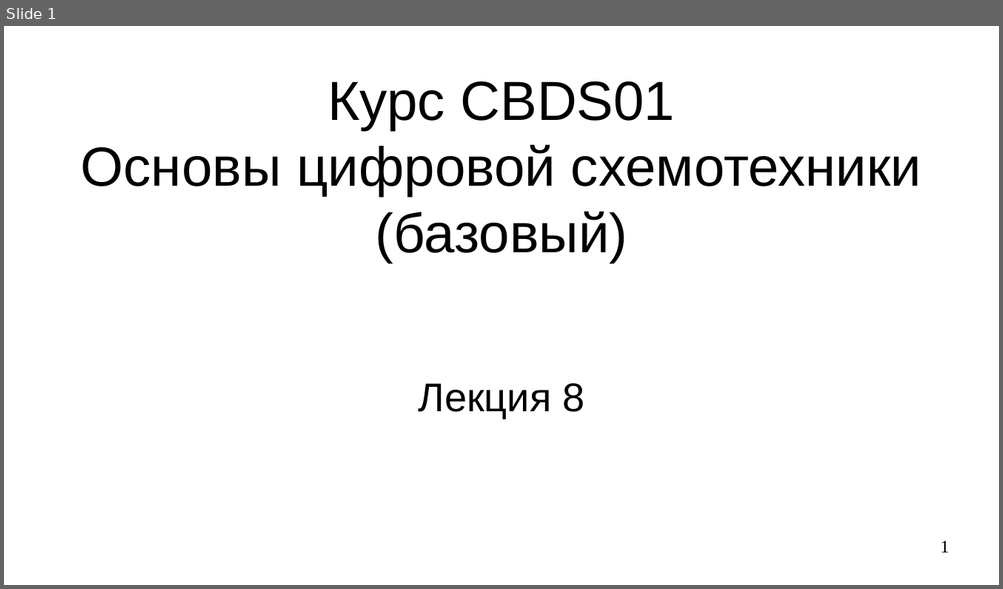
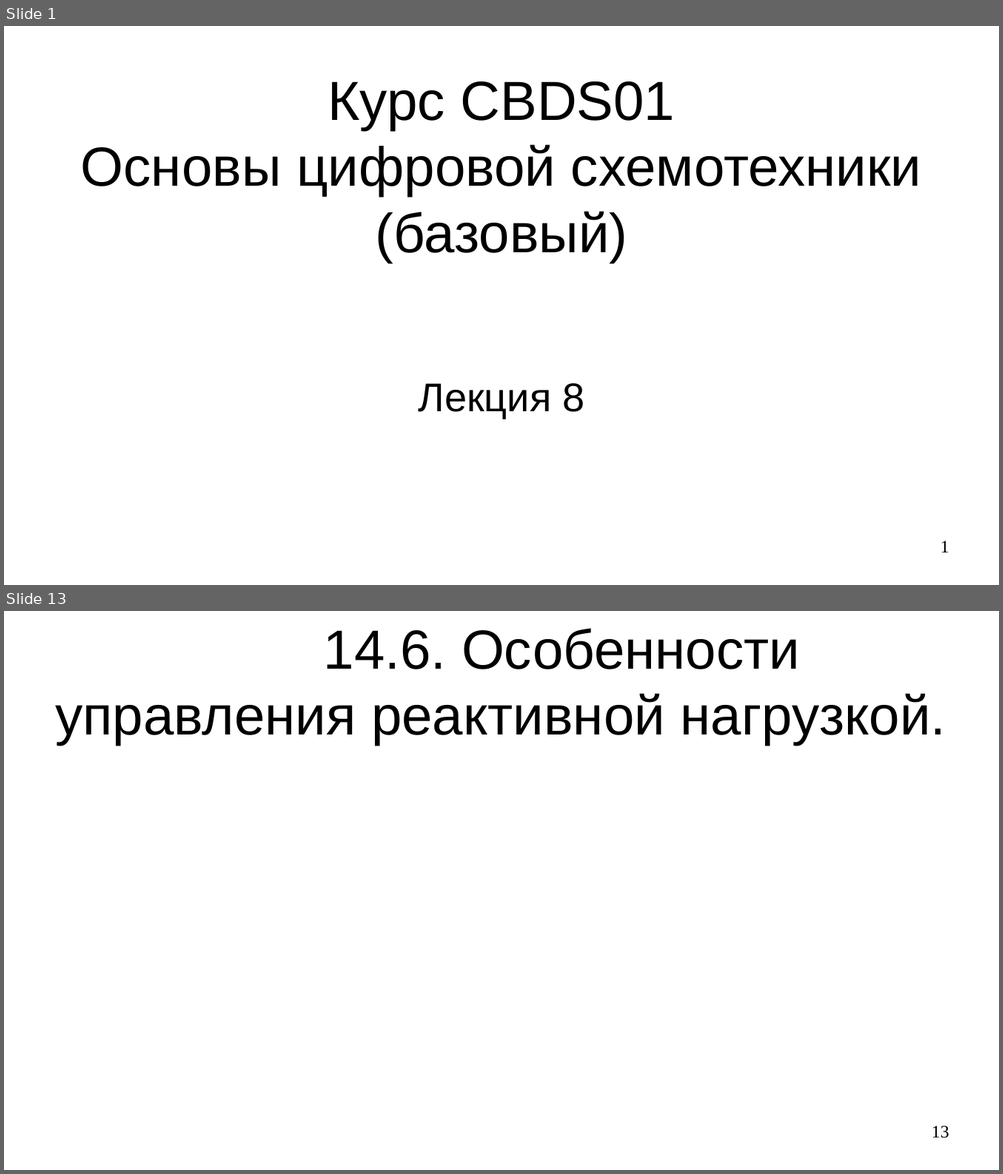
Before and after one commit to steelcraft/stud-lab, a slide deck: Лекции/СBDS01#L8.odp. Shown one above the other, each under a label of ours: slide 1 before the commit, slides 1 and 13 after it; the slides between them are not shown. The pictures are 1003x589 and 1003x1174 pixels, drawn with LibreOffice and Linux fonts; fonts in the diff are those of the drawing. Boxes give left, top, right and bottom in pixels: in the first picture for what was removed or moved away, otherwise in the second. Text is boxed around its words. In the diff, an @@ line names an element or a change of style, - is before the commit and + after.

```diff
--- a/Лекции/СBDS01#L8.odp
+++ b/Лекции/СBDS01#L8.odp
@@ slide 13 added at bbox=[4, 611, 999, 1170], background #FFFFFF @@
@@ title added at bbox=[55, 628, 946, 745], 44 pt, text #000000 @@
+14.6. Особенности управления реактивной нагрузкой.
@@ page number added at bbox=[931, 1126, 949, 1139], 14 pt, text #000000 @@
+13
```
Also in this commit, not shown: 11 other slides added.
